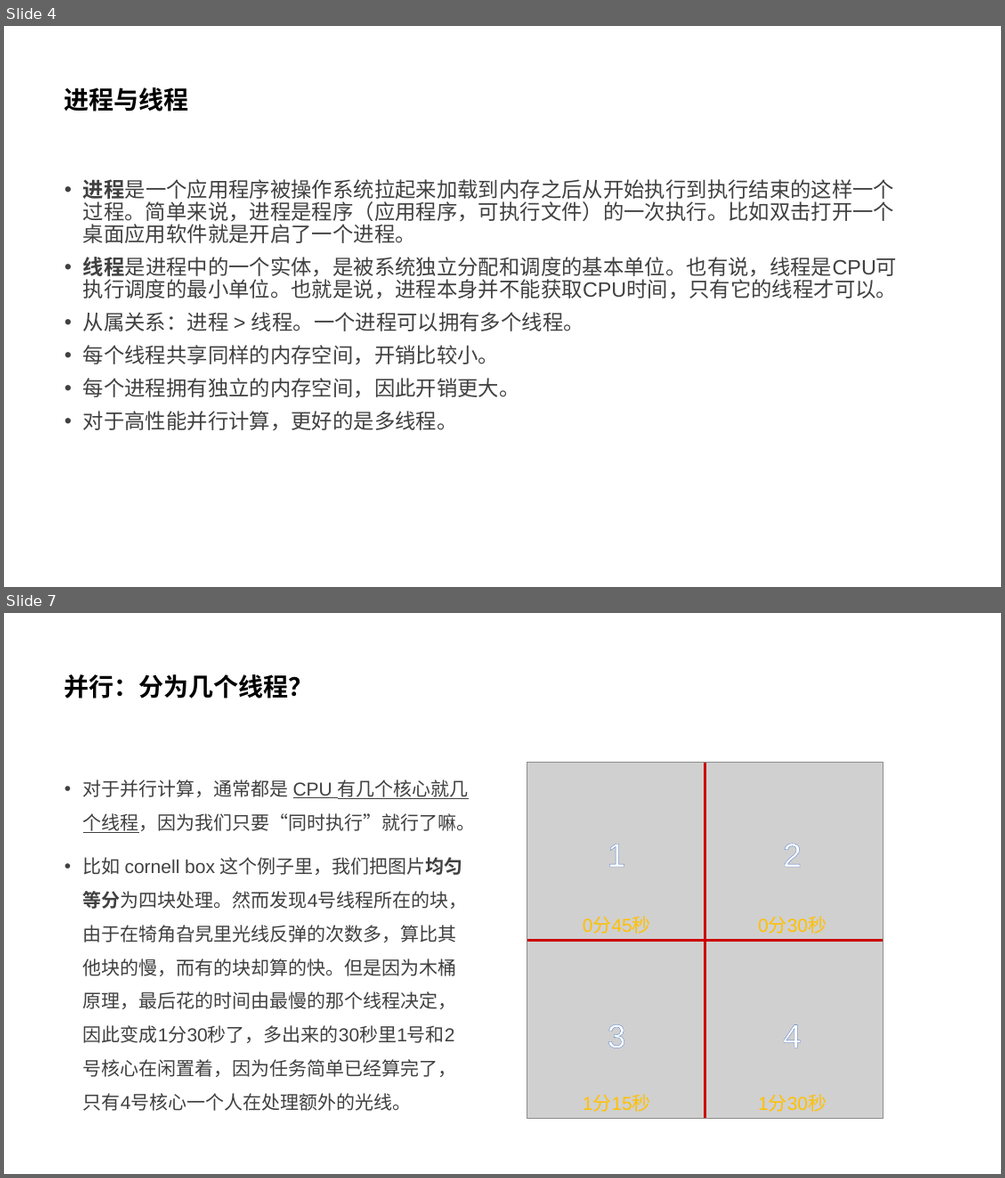
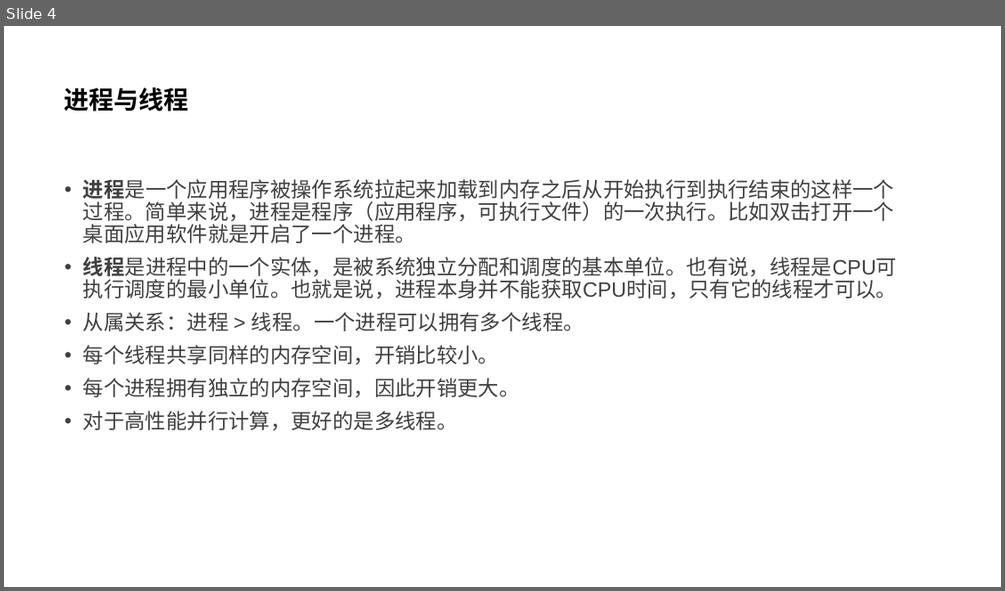
Before and after one commit to parallel101/course, a slide deck: 05/slides.pptx. Shown one above the other, each under a label of ours: slides 4 and 7 before the commit, slide 4 after it; the slides between them are not shown. The pictures are 1005x1178 and 1005x591 pixels, drawn with LibreOffice and Linux fonts; fonts in the diff are those of the drawing; grey boxes stand for pictures. Boxes give left, top, right and bottom in pixels: in the first picture for what was removed or moved away, otherwise in the second. Text is boxed around its words. In the diff, an @@ line names an element or a change of style, - is before the commit and + after.

```diff
--- a/05/slides.pptx
+++ b/05/slides.pptx
@@ slide 7 removed at [4, 613, 1001, 1174], background #FFFFFF @@
@@ title removed at [65, 674, 314, 698] @@
-并行：分为几个线程？
@@ picture removed at [527, 763, 883, 1119] @@
@@ line removed from (705, 763) to (705, 1119) @@
@@ text removed at [83, 779, 476, 1111] @@
-• 对于并行计算，通常都是 CPU 有几个核心就几个线程，因为我们只要“同时执行”就行了嘛。
-• 比如 cornell box 这个例子里，我们把图片均匀等分为四块处理。然而发现4号线程所在的块，由于在犄角旮旯里光线反弹的次数多，算比其他块的慢，而有的块却算的快。但是因为木桶原理，最后花的时间由最慢的那个线程决定，因此变成1分30秒了，多出来的30秒里1号和2号核心在闲置着，因为任务简单已经算完了，只有4号核心一个人在处理额外的光线。
@@ text removed at [607, 844, 626, 867] @@
-1
@@ text removed at [783, 843, 801, 866] @@
-2
@@ text removed at [582, 917, 651, 933] @@
-0分45秒
@@ text removed at [758, 917, 826, 933] @@
-0分30秒
@@ line removed from (527, 941) to (882, 941) @@
@@ text removed at [607, 1024, 626, 1048] @@
-3
@@ text removed at [783, 1024, 801, 1047] @@
-4
@@ text removed at [582, 1095, 651, 1111] @@
-1分15秒
@@ text removed at [758, 1095, 826, 1111] @@
-1分30秒
```
Also in this commit, not shown: 5 slides changed, 6 slides added, 7 other slides removed, 27 other files.
